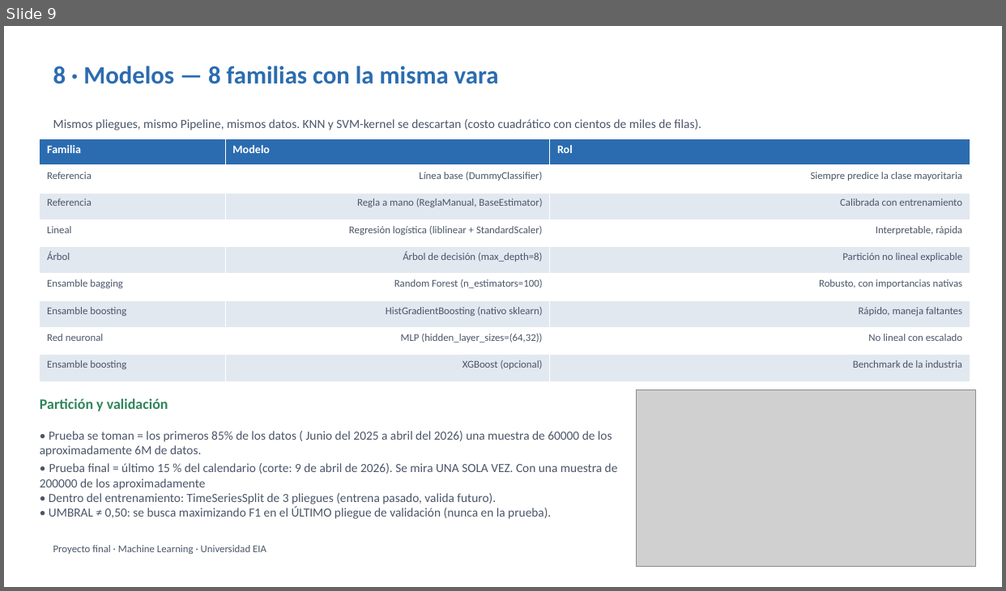
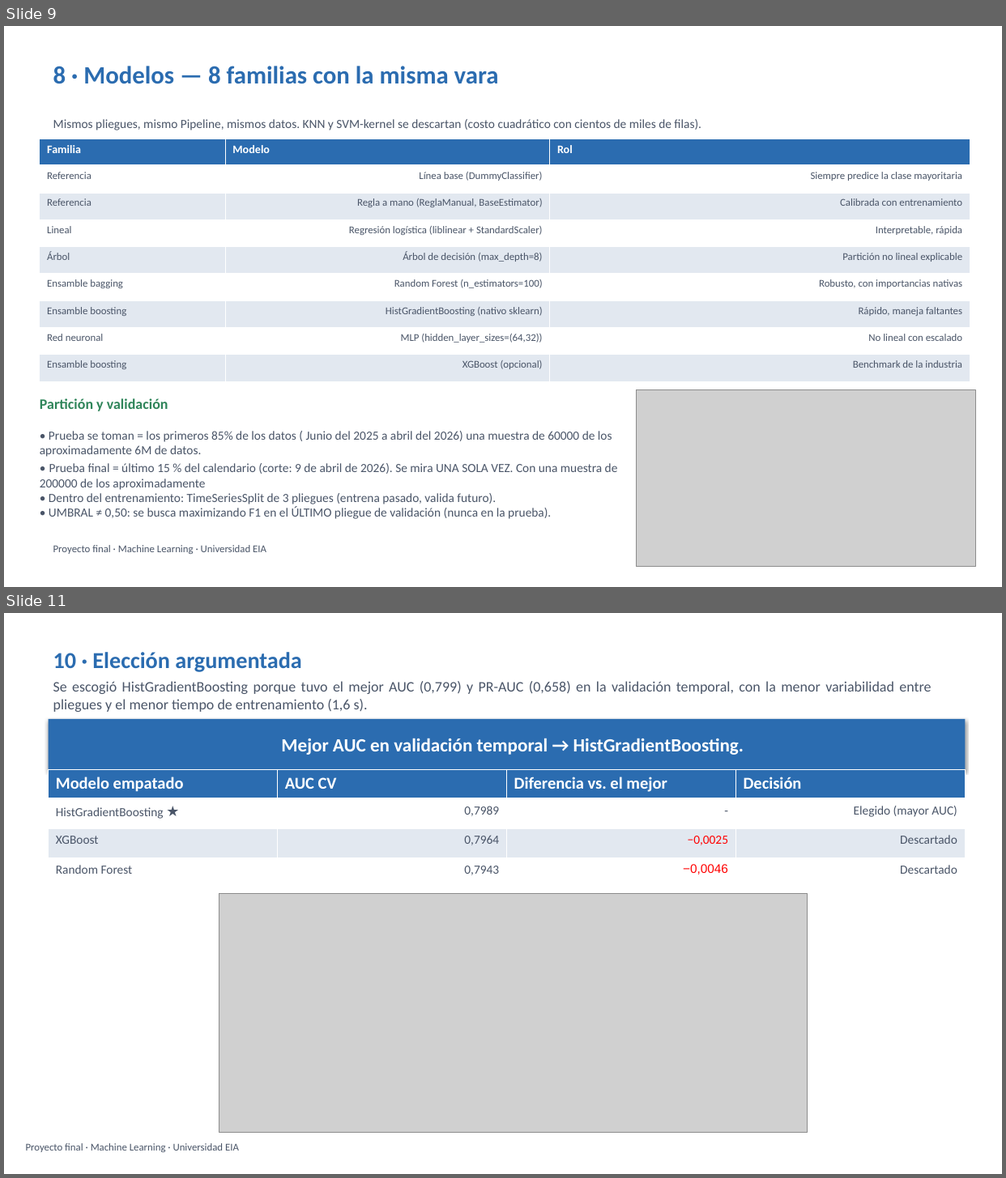
Before and after one commit to sebastia-olaya/Proyecto-final-Machine-Learning, a slide deck: Prediccion_retrasos_vuelos_EIA.pptx. Shown one above the other, each under a label of ours: slide 9 before the commit, slides 9 and 11 after it; the slides between them are not shown. The pictures are 1006x591 and 1006x1178 pixels, drawn with LibreOffice and Linux fonts; fonts in the diff are those of the drawing; grey boxes stand for pictures. Boxes give left, top, right and bottom in pixels: in the first picture for what was removed or moved away, otherwise in the second. Text is boxed around its words. In the diff, an @@ line names an element or a change of style, - is before the commit and + after.

```diff
--- a/Prediccion_retrasos_vuelos_EIA.pptx
+++ b/Prediccion_retrasos_vuelos_EIA.pptx
@@ slide 11 added at (4,613,1002,1174), background #FFFFFF @@
@@ text added at (53,652,302,672), 22 pt, text #2B6CB0, bold @@
+10 · Elección argumentada
@@ text added at (53,681,931,712), 14 pt, text #4A5568 @@
+Se escogió HistGradientBoosting porque tuvo el mejor AUC (0,799) y PR-AUC (0,658) en la validación temporal, con la menor variabilidad entre pliegues y el menor tiempo de entrenamiento (1,6 s).
@@ rectangle added at (49,719,965,770), fill #2B6CB0 @@
@@ text added at (281,738,744,755), 18 pt, text #FFFFFF, bold @@
+Mejor AUC en validación temporal → HistGradientBoosting.
@@ table added at (49,769,965,905), 4 rows, 4 columns @@
+Modelo empatado | AUC CV | Diferencia vs. el mejor | Decisión
+HistGradientBoosting ★ | 0,7989 | - | Elegido (mayor AUC)
+XGBoost | 0,7964 | −0,0025 | Descartado
+Random Forest | 0,7943 | −0,0046 | Descartado
@@ picture added at (219,894,808,1132) @@
@@ text added at (26,1144,239,1152), 10 pt, text #4A5568 @@
+Proyecto final · Machine Learning · Universidad EIA
```
Also in this commit, not shown: 2 slides changed, 1 slide removed, 9 other files.
